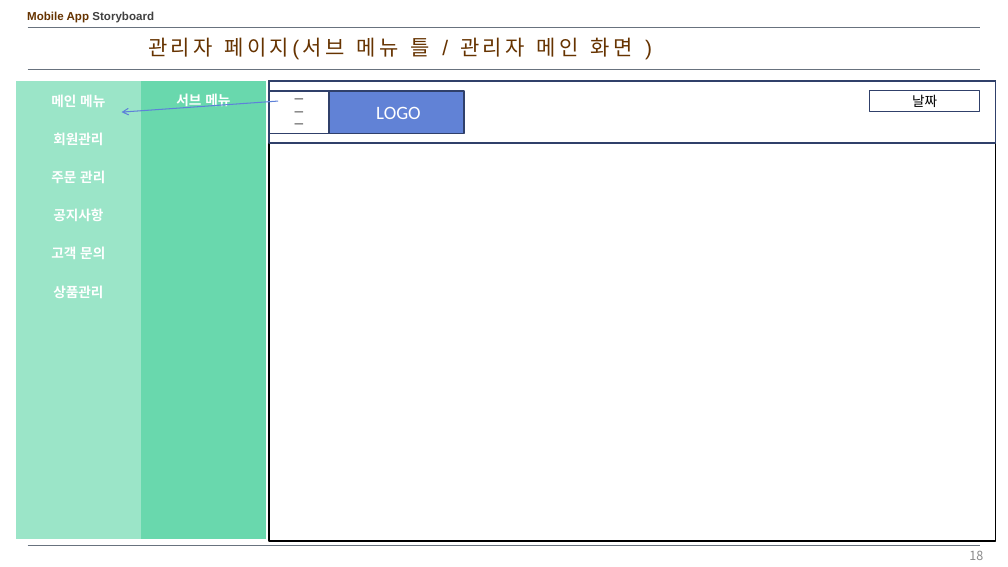
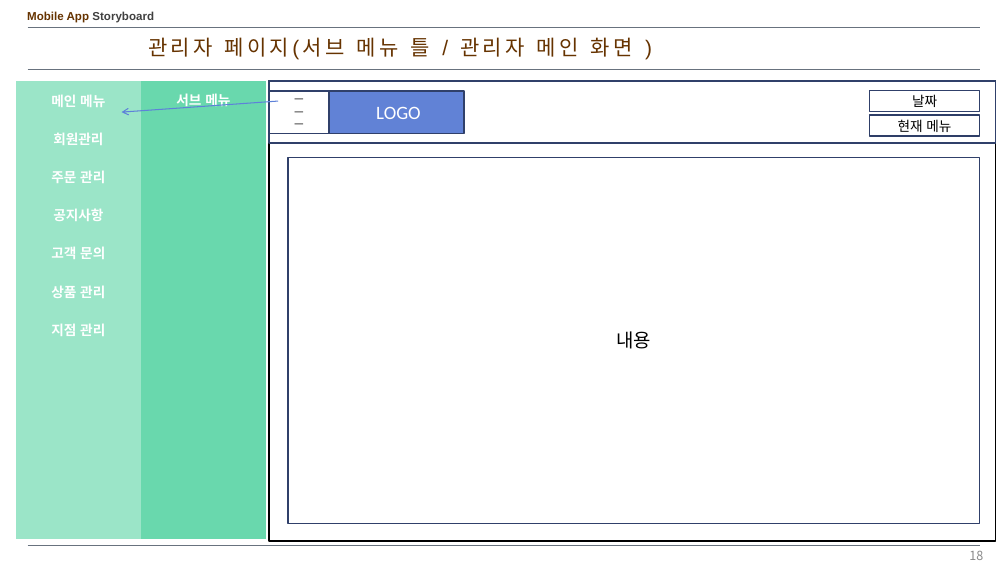
Before and after one commit to kangheechoul/document, a slide deck: slide 18 of 프레젠테이션 1.pptx. Drawn at 1008x567 pixels with LibreOffice and Linux fonts; fonts in the diff are those of the drawing. Boxes give left, top, right and bottom in pixels: in the first picture for what was removed or moved away, otherwise in the second. Text is boxed around its words. In the diff, an @@ line names an element or a change of style, - is before the commit and + after.

Commit message:
0606 회원관리 수정

```diff
--- a/프레젠테이션 1.pptx
+++ b/프레젠테이션 1.pptx
@@ table at (x1=16, y1=81, x2=141, y2=539) @@
-row 6: 상품관리 | 
+row 6: 상품 관리 | 
+row 7: 지점 관리 | 
-row 12:  | 
@@ rectangle added at (x1=870, y1=115, x2=979, y2=136), fill #FFFFFF, outline #2E3E67 1.5 pt, 13 pt, text #000000 @@
+현재 메뉴
@@ rectangle added at (x1=288, y1=157, x2=980, y2=523), fill #FFFFFF, outline #30416A 1.5 pt, 18 pt, text #000000 @@
+내용
```
Also in this commit, not shown: 4 other slides changed, 3 slides added, 1 slide removed.
